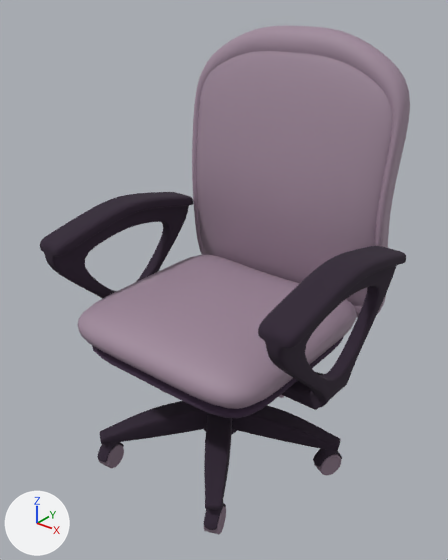
What one commit did to the Blender file chair.blend.
Rendered twice from a 50 mm camera at (2.63, -3.25, 1.52) aimed at (0.0, 0.05, -0.52). Every picture has the same lights, and +X, +Y and +Z are marked at lower left.

Before the edit, the objects in view are built like this:
```python
ob_cube = bpy.data.objects.new('Cube', me_cube_003)
ob_cube.location = (0.0, 0.0, -0.821)
ob_cube.scale = (0.88, 0.88, 0.162)
ob_cube_001 = bpy.data.objects.new('Cube.001', me_cube_001)
ob_cube_001.location = (0.0, -0.095, -0.041)
ob_cube_001.rotation_euler = (0.0, 0.0, 1.571)  # degrees (0, 0, 90)
ob_cube_001.scale = (0.95, 0.95, 0.95)
ob_cube_005 = bpy.data.objects.new('Cube.005', me_cube_007)
ob_cube_005.location = (0.0, 0.0, -1.44)
ob_cube_005.rotation_euler = (0.0, 0.0, 2.513)  # degrees (0, 0, 144)
ob_cube_005.scale = (0.101, 0.447, -0.0965)
ob_cube_008 = bpy.data.objects.new('Cube.008', me_cube_010)
ob_cube_008.location = (0.411, -0.011, -0.377)
ob_cube_008.scale = (0.634, 0.762, 0.117)
ob_cylinder_003 = bpy.data.objects.new('Cylinder.003', me_cylinder_002)
ob_cylinder_003.location = (0.872, 0.284, -1.966)
ob_cylinder_003.rotation_euler = (0.444, 158.7, 0.0)  # degrees (25, 93, 0)
ob_cylinder_003.scale = (0.103, 0.103, 0.0556)
ob_cylinder_005 = bpy.data.objects.new('Cylinder.005', me_cylinder_002)
ob_cylinder_005.location = (0.54, -0.733, -1.966)
ob_cylinder_005.rotation_euler = (-0.363, 158.7, 0.0)  # degrees (-21, 93, 0)
ob_cylinder_005.scale = (0.103, 0.103, 0.0556)
ob_cylinder_007 = bpy.data.objects.new('Cylinder.007', me_cylinder_002)
ob_cylinder_007.location = (-0.546, -0.744, -1.966)
ob_cylinder_007.rotation_euler = (-0.0991, 158.7, 0.0)  # degrees (-5.7, 93, 0)
ob_cylinder_007.scale = (0.103, 0.103, 0.0556)
# also in view: 'Cube.007' at (0.52, 0.15, -1.71); 'Cube.006' at (0.31, -0.43, -1.71); 'Cube.002' at (0.0, -0.04, -1.0)
```
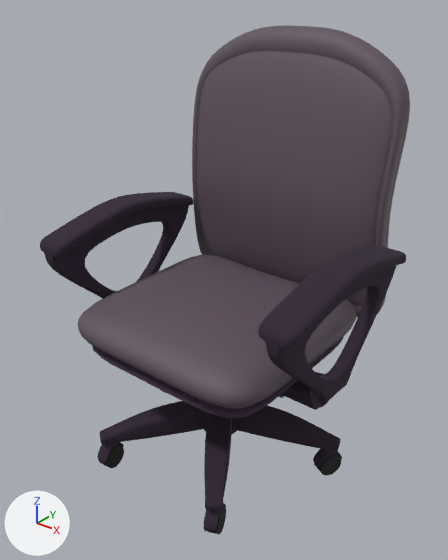
The edits, one by one:
Material 'Material.001' (mat_material_001) changes colour from grey #9f899b to dark grey #5f525d; in linear values from (0.347, 0.25, 0.328) to (0.115, 0.0845, 0.109).
Material 'Material.005' (mat_material_005) changes colour from grey #8c7989 to black #252424; in linear values from (0.264, 0.191, 0.25) to (0.0186, 0.0173, 0.0177).

What differs and where, as boxes (x1, y1, x2, y2) in the pictures (448 x 560 px):
'Cube.001', recoloured: (192, 25, 410, 317) in both
'Cube', recoloured: (77, 255, 357, 409) in both
'Cylinder.003', recoloured (grey to black): (314, 454, 341, 475) in both
'Cylinder.007', recoloured (grey to black): (98, 444, 124, 468) in both
'Cylinder.005', recoloured (grey to black): (204, 506, 226, 535) in both
